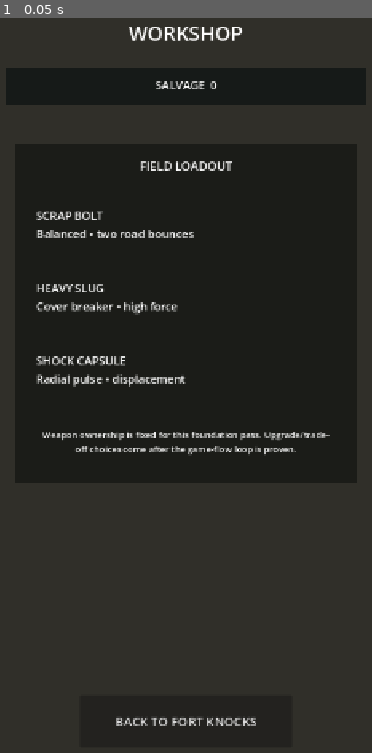
Above: before the commit, frame 1.
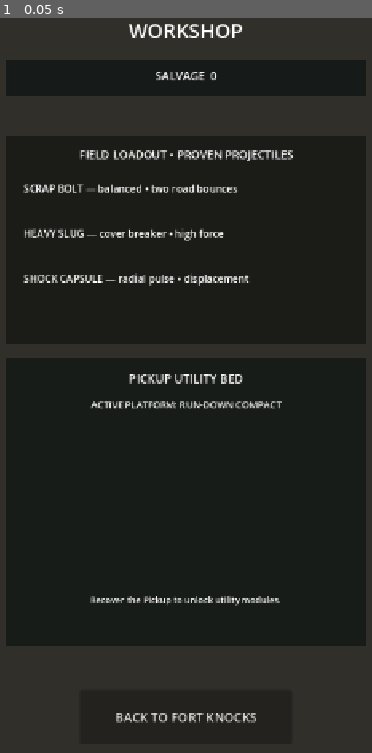
Above: after the commit, the same moment.

Repository: phantompixel-developer/FortKnocks
Game: Godot game, scene res://game/progression/workshop_screen.tscn
The game is run twice, just before and just after one commit, with the same random seed, the same clock (stepped at 60 frames per second) and the same inputs. This scene is started directly instead of the project's main scene.
Inputs:
- Up to frame 1 (0.05 s): no input

The runs differ from the first frame. In frame 1, 7.9% of the frame differs, in the area x 1-99%, y 0-97%.

Commit message:
ux: add Pickup utility configuration to Workshop

Diff:
--- a/game/progression/workshop_screen.tscn
+++ b/game/progression/workshop_screen.tscn
@@ -23,9 +23,9 @@
 [node name="Title" type="Label" parent="."]
 layout_mode = 0
 offset_left = 60.0
-offset_top = 46.0
+offset_top = 42.0
 offset_right = 660.0
-offset_bottom = 96.0
+offset_bottom = 90.0
 theme_override_font_sizes/font_size = 32
 text = "WORKSHOP"
 horizontal_alignment = 1
@@ -33,74 +33,121 @@
 [node name="TopBar" type="ColorRect" parent="."]
 layout_mode = 0
 offset_left = 72.0
-offset_top = 126.0
+offset_top = 112.0
 offset_right = 648.0
-offset_bottom = 184.0
+offset_bottom = 168.0
 color = Color(0.08, 0.095, 0.087, 0.92)
 
 [node name="SalvageLabel" type="Label" parent="TopBar"]
 layout_mode = 0
 offset_left = 20.0
-offset_top = 13.0
+offset_top = 12.0
 offset_right = 556.0
-offset_bottom = 45.0
+offset_bottom = 44.0
 theme_override_font_sizes/font_size = 18
 text = "SALVAGE  0"
 horizontal_alignment = 1
 
+[node name="NoticeLabel" type="Label" parent="."]
+visible = false
+layout_mode = 0
+offset_left = 72.0
+offset_top = 182.0
+offset_right = 648.0
+offset_bottom = 220.0
+theme_override_font_sizes/font_size = 16
+text = "UTILITY MODULE BUILT"
+horizontal_alignment = 1
+
 [node name="LoadoutCard" type="ColorRect" parent="."]
 layout_mode = 0
-offset_left = 88.0
-offset_top = 246.0
-offset_right = 632.0
-offset_bottom = 788.0
+offset_left = 72.0
+offset_top = 232.0
+offset_right = 648.0
+offset_bottom = 566.0
 color = Color(0.10, 0.105, 0.09, 0.94)
 
 [node name="Header" type="Label" parent="LoadoutCard"]
 layout_mode = 0
 offset_left = 24.0
-offset_top = 22.0
-offset_right = 520.0
-offset_bottom = 56.0
-theme_override_font_sizes/font_size = 19
-text = "FIELD LOADOUT"
+offset_top = 18.0
+offset_right = 552.0
+offset_bottom = 50.0
+theme_override_font_sizes/font_size = 18
+text = "FIELD LOADOUT • PROVEN PROJECTILES"
 horizontal_alignment = 1
 
 [node name="Bolt" type="Label" parent="LoadoutCard"]
 layout_mode = 0
-offset_left = 32.0
-offset_top = 102.0
-offset_right = 512.0
-offset_bottom = 158.0
-theme_override_font_sizes/font_size = 18
-text = "SCRAP BOLT\nBalanced • two road bounces"
+offset_left = 28.0
+offset_top = 74.0
+offset_right = 548.0
+offset_bottom = 122.0
+theme_override_font_sizes/font_size = 16
+text = "SCRAP BOLT — balanced • two road bounces"
 
 [node name="Slug" type="Label" parent="LoadoutCard"]
 layout_mode = 0
-offset_left = 32.0
-offset_top = 218.0
-offset_right = 512.0
-offset_bottom = 274.0
-theme_override_font_sizes/font_size = 18
-text = "HEAVY SLUG\nCover breaker • high force"
+offset_left = 28.0
+offset_top = 146.0
+offset_right = 548.0
+offset_bottom = 194.0
+theme_override_font_sizes/font_size = 16
+text = "HEAVY SLUG — cover breaker • high force"
 
 [node name="Shock" type="Label" parent="LoadoutCard"]
 layout_mode = 0
-offset_left = 32.0
-offset_top = 334.0
-offset_right = 512.0
-offset_bottom = 390.0
-theme_override_font_sizes/font_size = 18
-text = "SHOCK CAPSULE\nRadial pulse • displacement"
+offset_left = 28.0
+offset_top = 218.0
+offset_right = 548.0
+offset_bottom = 266.0
+theme_override_font_sizes/font_size = 16
+text = "SHOCK CAPSULE — radial pulse • displacement"
 
-[node name="Note" type="Label" parent="LoadoutCard"]
+[node name="UtilityCard" type="ColorRect" parent="."]
 layout_mode = 0
-offset_left = 32.0
-offset_top = 446.0
-offset_right = 512.0
-offset_bottom = 510.0
+offset_left = 72.0
+offset_top = 590.0
+offset_right = 648.0
+offset_bottom = 1050.0
+color = Color(0.09, 0.105, 0.095, 0.94)
+
+[node name="Title" type="Label" parent="UtilityCard"]
+layout_mode = 0
+offset_left = 24.0
+offset_top = 18.0
+offset_right = 552.0
+offset_bottom = 50.0
+theme_override_font_sizes/font_size = 19
+text = "PICKUP UTILITY BED"
+horizontal_alignment = 1
+
+[node name="PlatformLabel" type="Label" parent="UtilityCard"]
+layout_mode = 0
+offset_left = 26.0
+offset_top = 62.0
+offset_right = 550.0
+offset_bottom = 92.0
+theme_override_font_sizes/font_size = 15
+text = "ACTIVE PLATFORM: RUN-DOWN COMPACT"
+horizontal_alignment = 1
+
+[node name="ModuleList" type="VBoxContainer" parent="UtilityCard"]
+layout_mode = 0
+offset_left = 30.0
+offset_top = 108.0
+offset_right = 546.0
+offset_bottom = 322.0
+theme_override_constants/separation = 14
+
+[node name="Note" type="Label" parent="UtilityCard"]
+layout_mode = 0
+offset_left = 30.0
+offset_top = 342.0
+offset_right = 546.0
+offset_bottom = 430.0
 theme_override_font_sizes/font_size = 14
-text = "Weapon ownership is fixed for this foundation pass. Upgrade/trade-off choices come after the game-flow loop is proven."
+text = "Recover the Pickup to unlock utility modules."
 horizontal_alignment = 1
 vertical_alignment = 1
 autowrap_mode = 2
@@ -108,8 +155,8 @@
 [node name="BackButton" type="Button" parent="."]
 layout_mode = 0
 offset_left = 190.0
-offset_top = 1128.0
+offset_top = 1120.0
 offset_right = 530.0
-offset_bottom = 1212.0
+offset_bottom = 1206.0
 theme_override_font_sizes/font_size = 20
 text = "BACK TO FORT KNOCKS"
